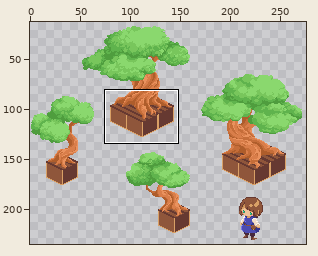
Two versions of one pixel-art file, environment_sprites/twisty_trees_sprites.aseprite. The first picture is a wide view before the edit; the outline marks the close-up.
Close-up. First the earlier version:
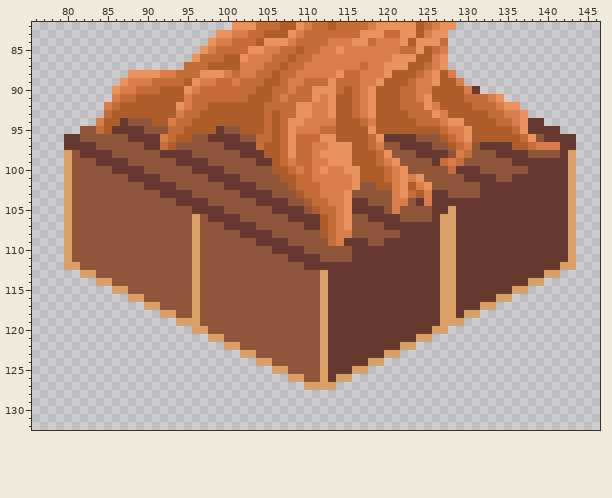
300x264 pixels, 1 frame. Shown: x 76..146, y 82..132. The wide view leaves out empty margins. The commit also changed other parts of the picture, which this record leaves out.
Now the later version:
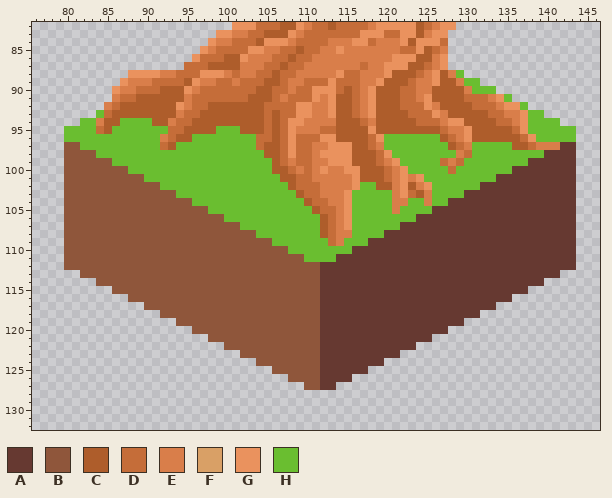
Palette (. is transparent): A #663931  B #8f563b  C #ae5d2b  D #c56d39  E #d97e4a  F #d9a066  G #ea925e  H #6abe30
The edit:
--- layer "Layer 1"
@@ x 76..146 @@
  87 ...................DDDCCCCEEEDDCDDEEEEEEEDEEGGGCCDEG...................
- 88 ............GGGGEEDDDGGGEDEEDDCDDEEEEEGDDEEEGCCCDEGCE..................
- 89 ...........GEEEDDDDCGEEDDEDDDCCDEEDDDGDDDEEGCCCDEEGCCE.................
- 90 ..........GEEDDDCCCGEDDDDDDDCCDDEDDGGGDCDEGCCCDDEECCCCEA...............
- 91 ..........EDDCCCCCCEDDDDDDDCCCDEDDDGEGCCDEGCCCDDEGCCCCDDDEG............
- 92 .........EDCCCCCCCGEDDCCCCCCCDDDDGGEEGCCDEGCCCDDDGECCCCDDDEGG..........
- 93 .........DCCCCCCCCEDDCCCCCCCCDCDDGGEEGCCDEGCCCCDDDGECCCCCDDEEG.........
- 94 ........ECCABBBCCEDDCCCCCCCCCDCDGGEEEECCCDECCCCCDDDEGGCCCCDDEGAA.......
- 95 ......BBDCAAAABBBDDCCCCABBCCCDCDGEEEDDCCCCGCCCCCCCCDEEGCCCCCDGAAAA.....
- 96 ....AABBBBBBAAAAEDCCBBAAAABBDDCDGDDDGGCCCCDGAAAABBBCDEGCCCCCCDGBAAAA...
- 97 ....AAAABBBBBBAADCBBBBBBAAAADCCDGDDEEGGGCCDEBBAAAABBCDEBAAAACCDEEEAA...
- 98 ....FBAAAABBBBBBAAAABBBBBBAAACCDGDDEGGGGCCCDGBBBAAAABEDBBBAAAABBBBAF...
- 99 ....FBBBAAAABBBBBBAAAABBBBBBAACDEDDEEGGGCCCDEGBBBBADEDBBBBBBAAAAAAAF...
-100 ....FBBBBBAAAABBBBBBAAAABBBBBBCCDEDEGEEGGCCCDEGBBBBBDAAABBBBBBAAAAAF...
-101 ....FBBBBBBBAAAABBBBBBAAAABBBBBCCDDEEEEEGCCCDEGEGBBBBBAAAABBAAAAAAAF...
-102 ....FBBBBBBBBBAAAABBBBBBAAAABBBBCDDDEEEEGBBCCEGCEGBBBBBBAAAAAAAAAAAF...
-103 ....FBBBBBBBBBBBAAAABBBBBBAAAABBBCDDEEEGBBBBBEGDCEAABBBBAAAAAAAAAAAF...
-104 ....FBBBBBBBBBBBBBAAAABBBBBBAAAABBCDDEEGAABBBEEBAEAAAAAAAAAAAAAAAAAF...
-105 ....FBBBBBBBBBBBBBBBAAAABBBBBBAAAABCDDEGAAAABEBBBBAAFAAAAAAAAAAAAAAF...
-106 ....FBBBBBBBBBBBBBBBFBAAAABBBBBBAAAACDEGBBAAAABBBBAFFAAAAAAAAAAAAAAF...
-107 ....FBBBBBBBBBBBBBBBFBBBAAAABBBBBBAACDEGBBBBAAAAAAAFFAAAAAAAAAAAAAAF...
-108 ....FBBBBBBBBBBBBBBBFBBBBBAAAABBBBBBCDEEBBBBBBAAAAAFFAAAAAAAAAAAAAAF...
-109 ....FBBBBBBBBBBBBBBBFBBBBBBBAAAABBBBBDEAAABBAAAAAAAFFAAAAAAAAAAAAAAF...
-110 ....FBBBBBBBBBBBBBBBFBBBBBBBBBAAAABBBBBBAAAAAAAAAAAFFAAAAAAAAAAAAAAF...
-111 ....FBBBBBBBBBBBBBBBFBBBBBBBBBBBAAAABBBBAAAAAAAAAAAFFAAAAAAAAAAAAAAF...
-112 ....FFBBBBBBBBBBBBBBFBBBBBBBBBBBBBAAAAAAAAAAAAAAAAAFFAAAAAAAAAAAAAFF...
-113 ......FFBBBBBBBBBBBBFBBBBBBBBBBBBBBBFAAAAAAAAAAAAAAFFAAAAAAAAAAAFF.....
-114 ........FFBBBBBBBBBBFBBBBBBBBBBBBBBBFAAAAAAAAAAAAAAFFAAAAAAAAAFF.......
-115 ..........FFBBBBBBBBFBBBBBBBBBBBBBBBFAAAAAAAAAAAAAAFFAAAAAAAFF.........
-116 ............FFBBBBBBFBBBBBBBBBBBBBBBFAAAAAAAAAAAAAAFFAAAAAFF...........
-117 ..............FFBBBBFBBBBBBBBBBBBBBBFAAAAAAAAAAAAAAFFAAAFF.............
-118 ................FFBBFBBBBBBBBBBBBBBBFAAAAAAAAAAAAAAFFAFF...............
-119 ..................FFFBBBBBBBBBBBBBBBFAAAAAAAAAAAAAAFFF.................
-120 ....................FFBBBBBBBBBBBBBBFAAAAAAAAAAAAAFF...................
-121 ......................FFBBBBBBBBBBBBFAAAAAAAAAAAFF.....................
-122 ........................FFBBBBBBBBBBFAAAAAAAAAFF.......................
-123 ..........................FFBBBBBBBBFAAAAAAAFF.........................
-124 ............................FFBBBBBBFAAAAAFF...........................
-125 ..............................FFBBBBFAAAFF.............................
-126 ................................FFBBFAFF...............................
-127 ..................................FFFF.................................
+ 88 ............GGGGEEDDDGGGEDEEDDCDDEEEEEGDDEEEGCCCDEGCEH.................
+ 89 ...........GEEEDDDDCGEEDDEDDDCCDEEDDDGDDDEEGCCCDEEGCCEHH...............
+ 90 ..........GEEDDDCCCGEDDDDDDDCCDDEDDGGGDCDEGCCCDDEECCCCEHHH.............
+ 91 ..........EDDCCCCCCEDDDDDDDCCCDEDDDGEGCCDEGCCCDDEGCCCCDDDEGH...........
+ 92 .........EDCCCCCCCGEDDCCCCCCCDDDDGGEEGCCDEGCCCDDDGECCCCDDDEGGH.........
+ 93 ........HDCCCCCCCCEDDCCCCCCCCDCDDGGEEGCCDEGCCCCDDDGECCCCCDDEEGHH.......
+ 94 ......HHECCHHHHCCEDDCCCCCCCCCDCDGGEEEECCCDECCCCCDDDEGGCCCCDDEGHHHH.....
+ 95 ....HHHHDCHHHHHHHDDCCCCHHHCCCDCDGEEEDDCCCCGCCCCCCCCDEEGCCCCCDGHHHHHH...
+ 96 ....HHHHHHHHHHHHEDCCHHHHHHHHDDCDGDDDGGCCCCDGHHHHHHHCDEGCCCCCCDGHHHHH...
+ 97 ....BBHHHHHHHHHHDCHHHHHHHHHHDCCDGDDEEGGGCCDEHHHHHHHHCDEHHHHHCCDEEEAA...
+ 98 ....BBBBHHHHHHHHHHHHHHHHHHHHHCCDGDDEGGGGCCCDGHHHHHHHHEDHHHHHHHHHAAAA...
+ 99 ....BBBBBBHHHHHHHHHHHHHHHHHHHHCDEDDEEGGGCCCDEGHHHHHDEDHHHHHHHHAAAAAA...
+100 ....BBBBBBBBHHHHHHHHHHHHHHHHHHCCDEDEGEEGGCCCDEGHHHHHDHHHHHHHAAAAAAAA...
+101 ....BBBBBBBBBBHHHHHHHHHHHHHHHHHCCDDEEEEEGCCCDEGEGHHHHHHHHHAAAAAAAAAA...
+102 ....BBBBBBBBBBBBHHHHHHHHHHHHHHHHCDDDEEEEGHHCCEGCEGHHHHHHAAAAAAAAAAAA...
+103 ....BBBBBBBBBBBBBBHHHHHHHHHHHHHHHCDDEEEGHHHHHEGDCEHHHHAAAAAAAAAAAAAA...
+104 ....BBBBBBBBBBBBBBBBHHHHHHHHHHHHHHCDDEEGHHHHHEEHHEHHAAAAAAAAAAAAAAAA...
+105 ....BBBBBBBBBBBBBBBBBBHHHHHHHHHHHHHCDDEGHHHHHEHHHHAAAAAAAAAAAAAAAAAA...
+106 ....BBBBBBBBBBBBBBBBBBBBHHHHHHHHHHHHCDEGHHHHHHHHAAAAAAAAAAAAAAAAAAAA...
+107 ....BBBBBBBBBBBBBBBBBBBBBBHHHHHHHHHHCDEGHHHHHHAAAAAAAAAAAAAAAAAAAAAA...
+108 ....BBBBBBBBBBBBBBBBBBBBBBBBHHHHHHHHCDEEHHHHAAAAAAAAAAAAAAAAAAAAAAAA...
+109 ....BBBBBBBBBBBBBBBBBBBBBBBBBBHHHHHHHDEHHHAAAAAAAAAAAAAAAAAAAAAAAAAA...
+110 ....BBBBBBBBBBBBBBBBBBBBBBBBBBBBHHHHHHHHAAAAAAAAAAAAAAAAAAAAAAAAAAAA...
+111 ....BBBBBBBBBBBBBBBBBBBBBBBBBBBBBBHHHHAAAAAAAAAAAAAAAAAAAAAAAAAAAAAA...
+112 ....BBBBBBBBBBBBBBBBBBBBBBBBBBBBBBBBAAAAAAAAAAAAAAAAAAAAAAAAAAAAAAAA...
+113 ......BBBBBBBBBBBBBBBBBBBBBBBBBBBBBBAAAAAAAAAAAAAAAAAAAAAAAAAAAAAA.....
+114 ........BBBBBBBBBBBBBBBBBBBBBBBBBBBBAAAAAAAAAAAAAAAAAAAAAAAAAAAA.......
+115 ..........BBBBBBBBBBBBBBBBBBBBBBBBBBAAAAAAAAAAAAAAAAAAAAAAAAAA.........
+116 ............BBBBBBBBBBBBBBBBBBBBBBBBAAAAAAAAAAAAAAAAAAAAAAAA...........
+117 ..............BBBBBBBBBBBBBBBBBBBBBBAAAAAAAAAAAAAAAAAAAAAA.............
+118 ................BBBBBBBBBBBBBBBBBBBBAAAAAAAAAAAAAAAAAAAA...............
+119 ..................BBBBBBBBBBBBBBBBBBAAAAAAAAAAAAAAAAAA.................
+120 ....................BBBBBBBBBBBBBBBBAAAAAAAAAAAAAAAA...................
+121 ......................BBBBBBBBBBBBBBAAAAAAAAAAAAAA.....................
+122 ........................BBBBBBBBBBBBAAAAAAAAAAAA.......................
+123 ..........................BBBBBBBBBBAAAAAAAAAA.........................
+124 ............................BBBBBBBBAAAAAAAA...........................
+125 ..............................BBBBBBAAAAAA.............................
+126 ................................BBBBAAAA...............................
+127 ..................................BBAA.................................
 128 .......................................................................
